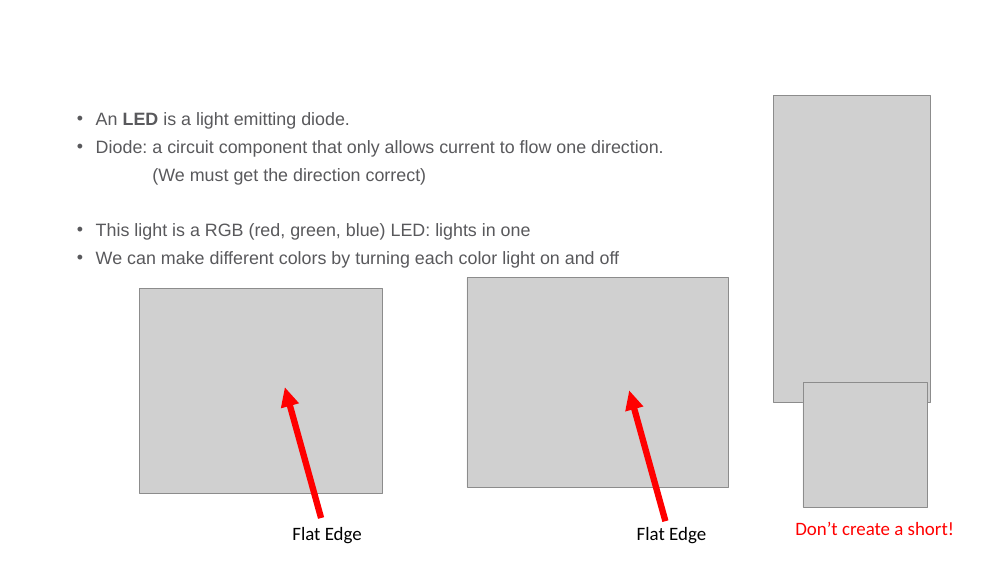
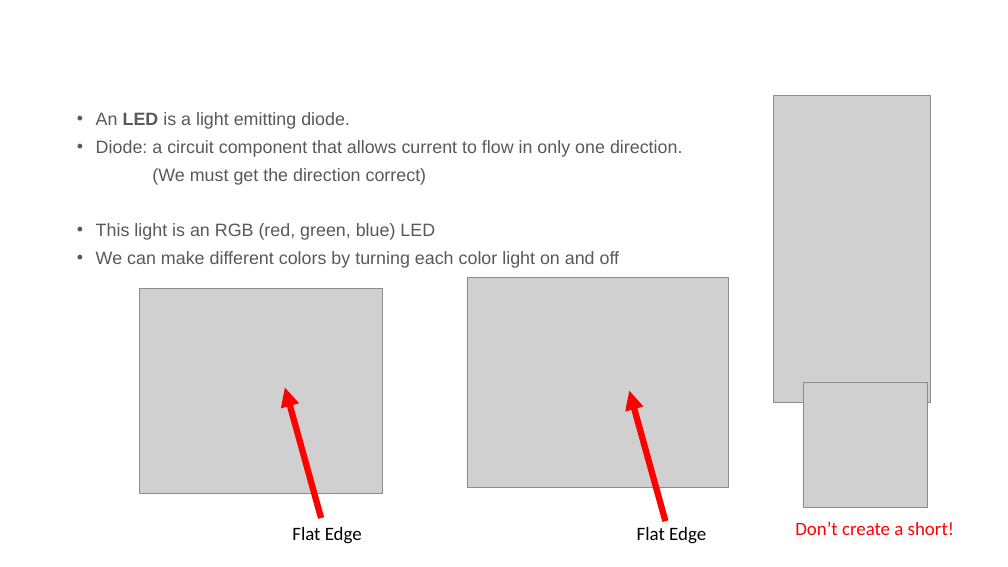
Before and after one commit to y-board/mini-workshop, a slide deck: slide 7 of presentation/yboard_mini_instructions.pptx. Drawn at 1008x567 pixels with LibreOffice and Linux fonts; fonts in the diff are those of the drawing; grey boxes stand for pictures; background and template pictures are left out. Boxes give left, top, right and bottom in pixels: in the first picture for what was removed or moved away, otherwise in the second. Text is boxed around its words. In the diff, an @@ line names an element or a change of style, - is before the commit and + after.

Commit message:
Fix some typos

```diff
--- a/presentation/yboard_mini_instructions.pptx
+++ b/presentation/yboard_mini_instructions.pptx
@@ text at <box>96,140,682,157</box>: text changed @@
-• Diode: a circuit component that only allows current to flow one direction.
+• Diode: a circuit component that allows current to flow in only one direction.
@@ text at <box>96,223,435,240</box>: text changed @@
-• This light is a RGB (red, green, blue) LED: lights in one
+• This light is an RGB (red, green, blue) LED
```
Also in this commit, not shown: 5 other slides changed.
